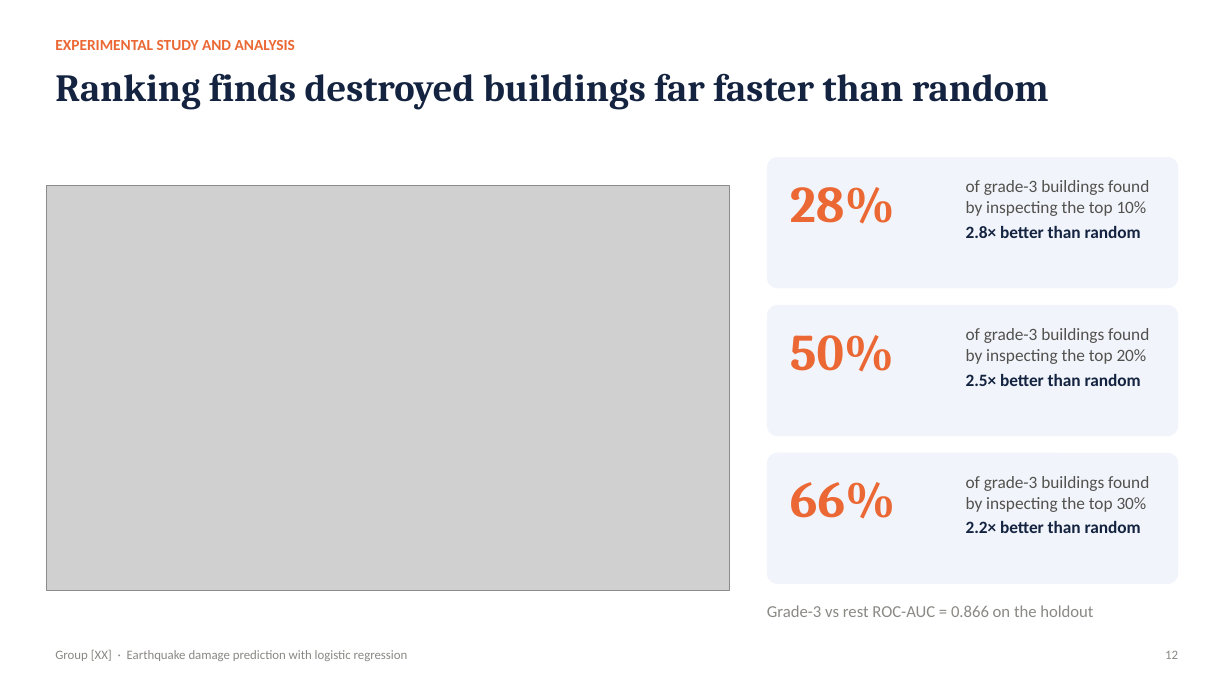
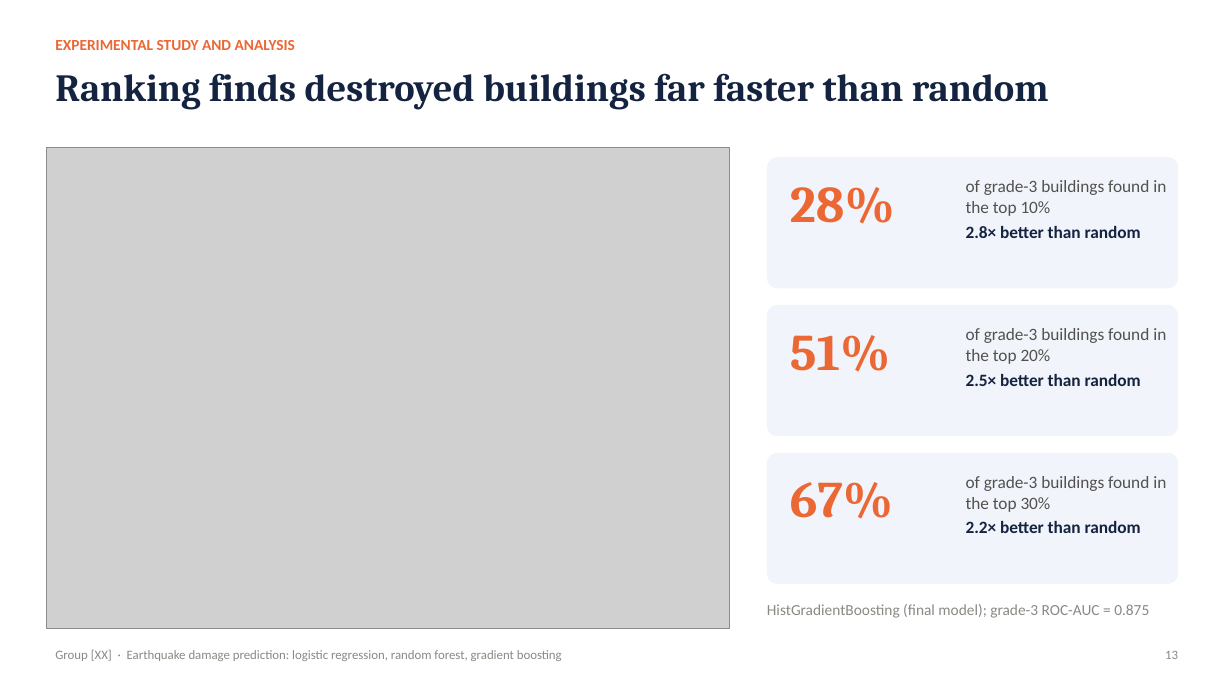
Before and after one commit to watersalamander/MH6810-Python-Project, a slide deck: slide 13 of slides/presentation.pptx (slide 12 before the commit). Drawn at 1232x693 pixels with LibreOffice and Linux fonts; fonts in the diff are those of the drawing; grey boxes stand for pictures. Boxes give left, top, right and bottom in pixels: in the first picture for what was removed or moved away, otherwise in the second. Text is boxed around its words. In the diff, an @@ line names an element or a change of style, - is before the commit and + after.

```diff
--- a/slides/presentation.pptx
+++ b/slides/presentation.pptx
@@ picture: place and size @@
-picture at <box>46,186,730,590</box>
+picture at <box>46,148,730,628</box>
@@ text at <box>966,180,1166,216</box>: text changed @@
-of grade-3 buildings found by inspecting the top 10%
+of grade-3 buildings found in the top 10%
@@ text at <box>966,328,1166,364</box>: text changed @@
-of grade-3 buildings found by inspecting the top 20%
+of grade-3 buildings found in the top 20%
@@ text at <box>790,335,890,372</box>: text changed @@
-50%
+51%
@@ text at <box>966,476,1166,512</box>: text changed @@
-of grade-3 buildings found by inspecting the top 30%
+of grade-3 buildings found in the top 30%
@@ text at <box>790,482,893,518</box>: text changed @@
-66%
+67%
@@ text at <box>767,604,1149,618</box>: text changed; size 13 to 12 pt @@
-Grade-3 vs rest ROC-AUC = 0.866 on the holdout
+HistGradientBoosting (final model); grade-3 ROC-AUC = 0.875
@@ text at <box>55,650,562,661</box>: text changed @@
-Group [XX] · Earthquake damage prediction with logistic regression
+Group [XX] · Earthquake damage prediction: logistic regression, random forest, gradient boosting
```
Also in this commit, not shown: 13 other slides changed, 2 slides added, 1 slide removed, 22 other files.
